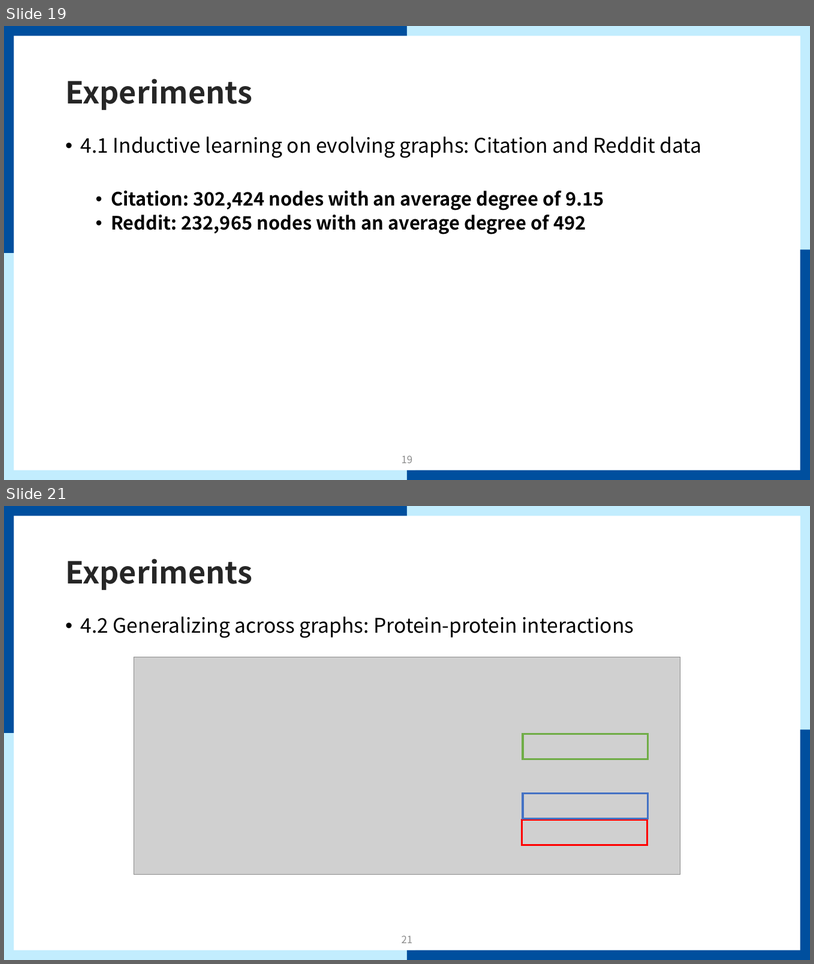
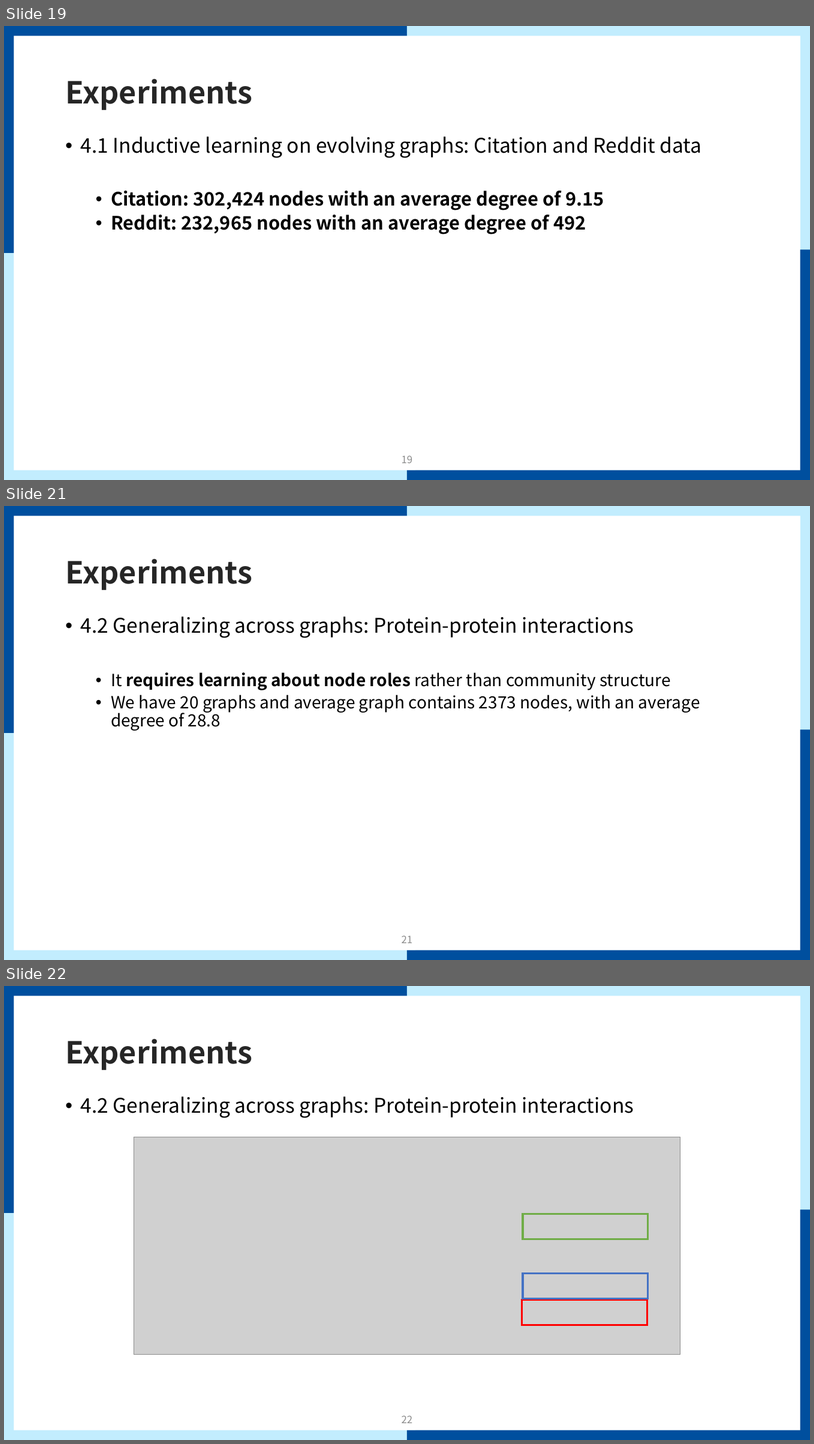
Before and after one commit to mmvv11/GraduateStudies, a slide deck: papers/review/GraphSAGE Review.pptx. Shown one above the other, each under a label of ours: slides 19 and 21 before the commit, slides 19, 21 and 22 after it; the slides between them are not shown. The pictures are 814x964 and 814x1444 pixels, drawn with LibreOffice and Linux fonts; fonts in the diff are those of the drawing; grey boxes stand for pictures; background and template pictures are left out. Boxes give left, top, right and bottom in pixels: in the first picture for what was removed or moved away, otherwise in the second. Text is boxed around its words. In the diff, an @@ line names an element or a change of style, - is before the commit and + after.

Commit message:
graphSAGE 대본점검 완료

```diff
--- a/papers/review/GraphSAGE Review.pptx
+++ b/papers/review/GraphSAGE Review.pptx
@@ slide 21 added at (4, 506, 810, 960), background #FFFFFF; not listed: 9 template elements that a slide beside it also shows @@
@@ title added at (65, 559, 252, 590), 36 pt, text #262626, bold @@
+Experiments
@@ text added at (81, 616, 701, 730), 20 pt, text #000000 @@
+• 4.2 Generalizing across graphs: Protein-protein interactions
+  • It requires learning about node roles rather than community structure
+  • We have 20 graphs and average graph contains 2373 nodes, with an average degree of 28.8
@@ page number added at (402, 935, 413, 943), 12 pt, text #8C8C8C @@
+21
@@ what was slide 21 is now slide 22 @@
@@ page number at (402, 1415, 413, 1423): text changed @@
-21
+22
```
Also in this commit, not shown: 7 slides changed.
